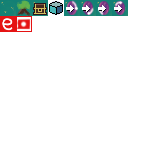
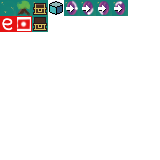
Revision of a layered w=160, h=160 image; what changed, layer by layer:
added group "Chest copy" with 3 layers above "Chest" over [32, 16, 48, 32]
added layer "Layer 19" in group "Chest copy" over [34, 17, 46, 23]
added layer "Layer 4" (1st of 2, in "Chest copy") in group "Chest copy" over [33, 19, 47, 30]
added layer "Layer 3" (1st of 2, in "Chest copy") in group "Chest copy" over [32, 16, 48, 32]
